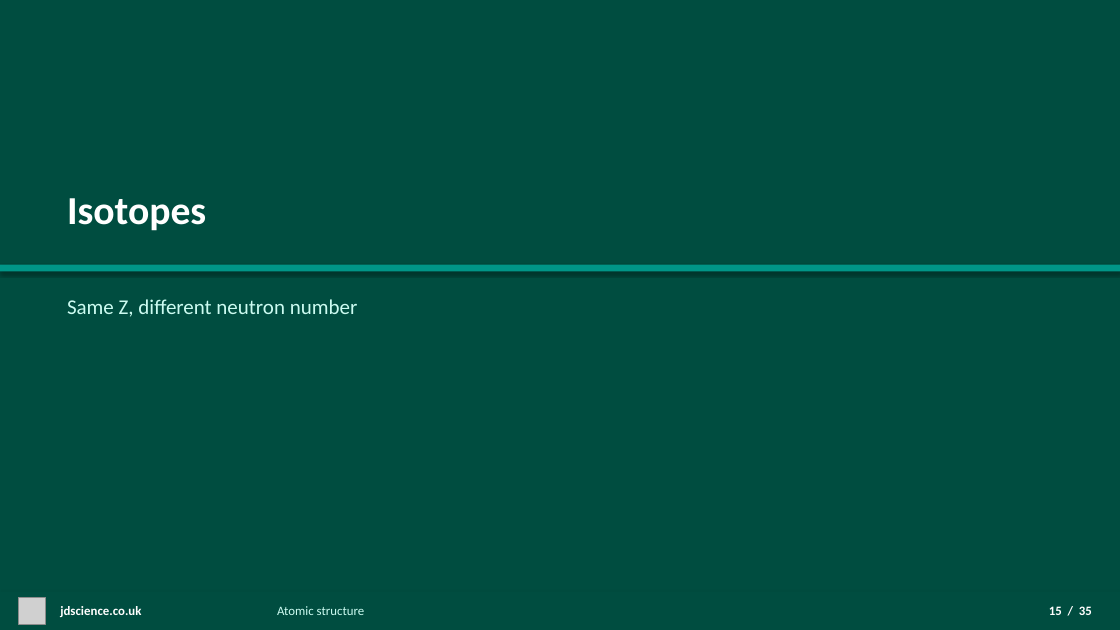
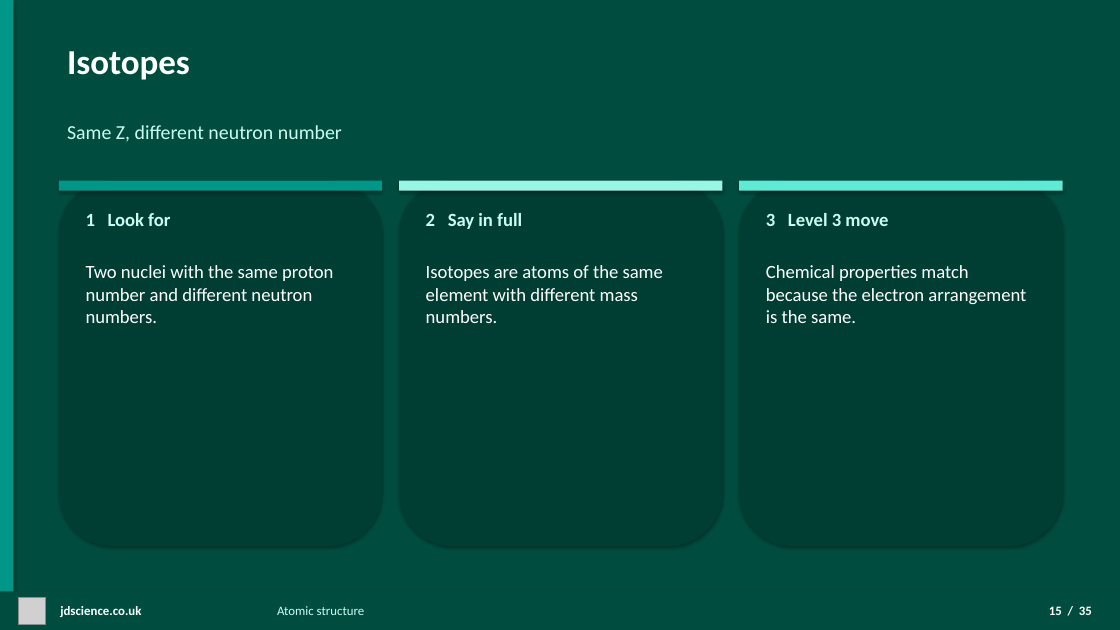
Before and after one commit to moky107/jdscience-website, a slide deck: slide 15 of content/lessons/atomic-structure/btec-unit-1-chemistry-atomic-structure.pptx. Drawn at 1120x630 pixels with LibreOffice and Linux fonts; fonts in the diff are those of the drawing; grey boxes stand for pictures. Boxes give left, top, right and bottom in pixels: in the first picture for what was removed or moved away, otherwise in the second. Text is boxed around its words. In the diff, an @@ line names an element or a change of style, - is before the commit and + after.

```diff
--- a/content/lessons/atomic-structure/btec-unit-1-chemistry-atomic-structure.pptx
+++ b/content/lessons/atomic-structure/btec-unit-1-chemistry-atomic-structure.pptx
@@ rectangle added at box(0, 0, 13, 630), fill #009688 @@
@@ text "Isotopes": place and size @@
-text "Isotopes" at box(67, 198, 206, 231)
+text "Isotopes" at box(67, 51, 190, 80)
@@ text "Isotopes" at box(67, 51, 190, 80): size 34 to 30 pt @@
@@ text "Same Z, different neutron number": place and size @@
-text "Same Z, different neutron number" at box(67, 299, 358, 317)
+text "Same Z, different neutron number" at box(67, 125, 342, 142)
@@ text "Same Z, different neutron number" at box(67, 125, 342, 142): size 18 to 17 pt @@
@@ rounded rectangle added at box(59, 181, 382, 546), fill #003D33 @@
@@ rectangle added at box(59, 181, 382, 191), fill #009688 @@
@@ rounded rectangle added at box(399, 181, 723, 546), fill #003D33 @@
@@ rectangle added at box(399, 181, 723, 191), fill #99F6E4 @@
@@ rounded rectangle added at box(739, 181, 1063, 546), fill #003D33 @@
@@ rectangle added at box(739, 181, 1063, 191), fill #5EEAD4 @@
@@ text added at box(86, 213, 170, 226), 16 pt, text #CCFBF1, bold @@
+1 Look for
@@ text added at box(426, 213, 522, 229), 16 pt, text #CCFBF1, bold @@
+2 Say in full
@@ text added at box(766, 213, 888, 226), 16 pt, text #CCFBF1, bold @@
+3 Level 3 move
@@ rectangle removed at box(0, 265, 1120, 271) @@
@@ text added at box(86, 265, 333, 323), 16 pt, text #FFFFFF @@
+Two nuclei with the same proton number and different neutron numbers.
@@ text added at box(426, 265, 663, 323), 16 pt, text #FFFFFF @@
+Isotopes are atoms of the same element with different mass numbers.
@@ text added at box(766, 265, 1026, 323), 16 pt, text #FFFFFF @@
+Chemical properties match because the electron arrangement is the same.
```
Also in this commit, not shown: 9 other slides changed, 42 other files.
